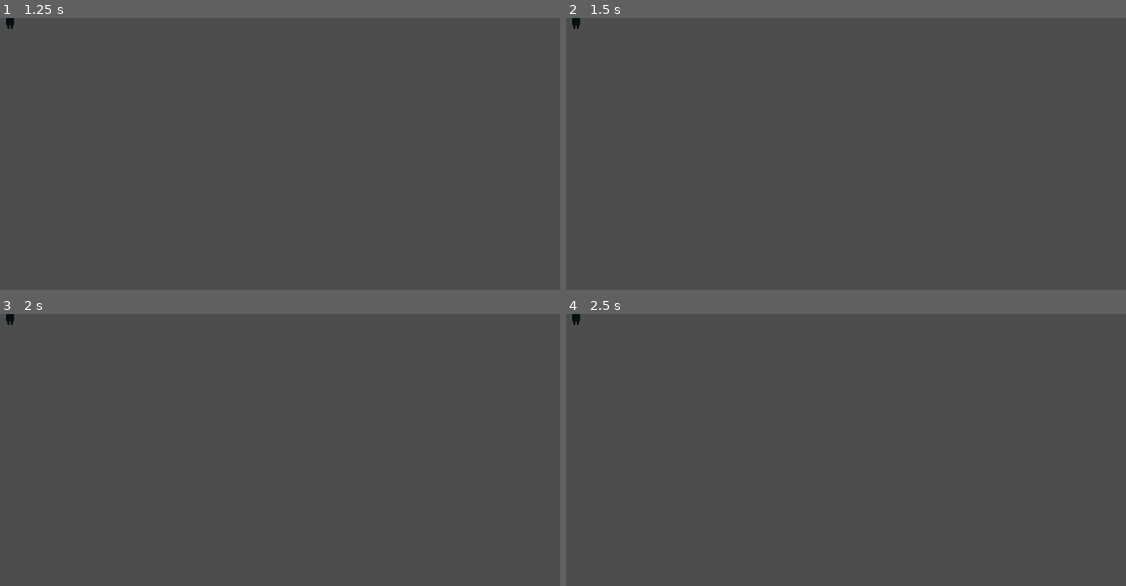
Above: before the commit, frames 1-4 (two rows, left to right).
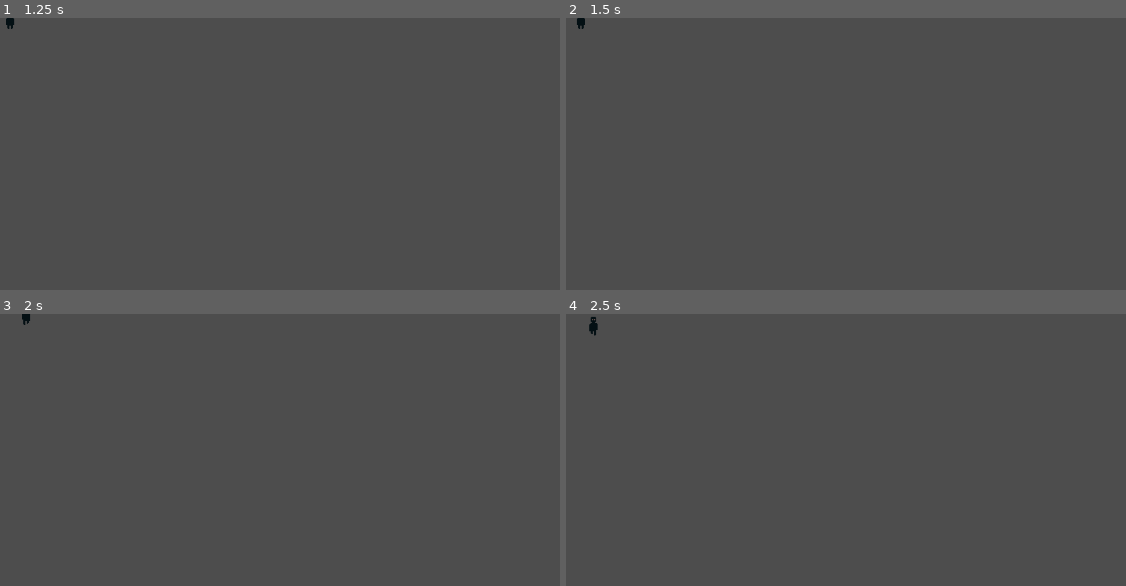
Above: after the commit, the same moments.

Repository: Mathinfernal/MyHungrySister
Game: Godot game, scene res://scenes/menu.tscn
Two runs of this game, one before a commit and one after it. Both use one fixed random seed, a clock stepped at 60 frames per second and the inputs below.
Inputs:
- Up to frame 1 (1.25 s): click "Play" at 0.5 s
- Up to frame 2 (1.5 s): tap Enter at 1.25 s; hold Right (ui_right) from 1.28 s (still down)
- Up to frame 3 (2 s): keep holding Right (ui_right)
- Up to frame 4 (2.5 s): release Right (ui_right) at 2.03 s; hold Down (ui_down) from 2.03 s (still down)

Frame 1 is identical in both runs. In frame 2, less than 0.1% of the frame differs, in the area x 1-4%, y 0-5%; in frame 3, less than 0.1%; in frame 4, 0.1%, in the area x 1-6%, y 0-9%.
Error before the commit: Parse Error: Function "perform_state_actions()" not found in base self. (res://scripts/player.gd:12)

Commit message:
Player movements
I finished player movements

Diff:
--- a/scenes/player.tscn
+++ b/scenes/player.tscn
@@ -1,14 +1,10 @@
-[gd_scene load_steps=20 format=3 uid="uid://bxjy6t3ruosu5"]
+[gd_scene load_steps=18 format=3 uid="uid://bxjy6t3ruosu5"]
 
 [ext_resource type="Texture2D" uid="uid://bq22u62hw1s1i" path="res://ressources/spritesheets/spritesheet_player.png" id="1_3vyb7"]
 [ext_resource type="Script" uid="uid://p4tu6tg1y3su" path="res://scripts/player.gd" id="1_g2els"]
 
 [sub_resource type="RectangleShape2D" id="RectangleShape2D_3vyb7"]
 size = Vector2(12, 5)
-
-[sub_resource type="AtlasTexture" id="AtlasTexture_g2els"]
-atlas = ExtResource("1_3vyb7")
-region = Rect2(0, 64, 16, 32)
 
 [sub_resource type="AtlasTexture" id="AtlasTexture_3vyb7"]
 atlas = ExtResource("1_3vyb7")
@@ -25,14 +21,6 @@
 [sub_resource type="AtlasTexture" id="AtlasTexture_y4r1p"]
 atlas = ExtResource("1_3vyb7")
 region = Rect2(32, 64, 16, 32)
-
-[sub_resource type="AtlasTexture" id="AtlasTexture_qhqgy"]
-atlas = ExtResource("1_3vyb7")
-region = Rect2(0, 0, 16, 32)
-
-[sub_resource type="AtlasTexture" id="AtlasTexture_oprun"]
-atlas = ExtResource("1_3vyb7")
-region = Rect2(0, 32, 16, 32)
 
 [sub_resource type="AtlasTexture" id="AtlasTexture_dqkch"]
 atlas = ExtResource("1_3vyb7")
@@ -66,16 +54,12 @@
 atlas = ExtResource("1_3vyb7")
 region = Rect2(32, 32, 16, 32)
 
+[sub_resource type="AtlasTexture" id="AtlasTexture_oprun"]
+atlas = ExtResource("1_3vyb7")
+region = Rect2(0, 32, 16, 32)
+
 [sub_resource type="SpriteFrames" id="SpriteFrames_u8vuu"]
 animations = [{
-"frames": [{
-"duration": 1.0,
-"texture": SubResource("AtlasTexture_g2els")
-}],
-"loop": true,
-"name": &"b_idle",
-"speed": 5.0
-}, {
 "frames": [{
 "duration": 1.0,
 "texture": SubResource("AtlasTexture_3vyb7")
@@ -91,22 +75,6 @@
 }],
 "loop": true,
 "name": &"b_walk",
-"speed": 5.0
-}, {
-"frames": [{
-"duration": 1.0,
-"texture": SubResource("AtlasTexture_qhqgy")
-}],
-"loop": true,
-"name": &"f_idle_l",
-"speed": 5.0
-}, {
-"frames": [{
-"duration": 1.0,
-"texture": SubResource("AtlasTexture_oprun")
-}],
-"loop": true,
-"name": &"f_idle_r",
 "speed": 5.0
 }, {
 "frames": [{
@@ -142,6 +110,14 @@
 "loop": true,
 "name": &"f_walk_r",
 "speed": 5.0
+}, {
+"frames": [{
+"duration": 1.0,
+"texture": SubResource("AtlasTexture_oprun")
+}],
+"loop": true,
+"name": &"idle",
+"speed": 5.0
 }]
 
 [node name="player" type="CharacterBody2D"]
@@ -154,6 +130,5 @@
 [node name="AnimatedSprite2D" type="AnimatedSprite2D" parent="."]
 position = Vector2(0, -16)
 sprite_frames = SubResource("SpriteFrames_u8vuu")
-animation = &"f_idle_r"
-autoplay = "f_idle_r"
-frame_progress = 0.811903
+animation = &"idle"
+autoplay = "idle"
--- a/scripts/player.gd
+++ b/scripts/player.gd
@@ -1,6 +1,6 @@
 extends CharacterBody2D
 
-var movement_speed : float = 60.0
+var movement_speed : float = 2000.0
 var character_direction : Vector2
 
 enum States { IDLE, MOVE }
@@ -16,5 +16,26 @@
 	if Input.is_action_pressed("ui_left") or Input.is_action_pressed("ui_right") or Input.is_action_pressed("ui_up") or Input.is_action_pressed("ui_down"):
 		currentState = States.MOVE
 	else:
-		velocity = velocity.move_toward(Vector2.ZERO, movement_speed * 100)
 		currentState = States.IDLE
+
+func perform_state_actions(delta):
+	match currentState:
+		States.MOVE:
+			character_direction.x = Input.get_axis("ui_left", "ui_right")
+			character_direction.y = Input.get_axis("ui_up", "ui_down")
+			character_direction = character_direction.normalized()
+
+			if character_direction.x < 0 && character_direction.y == 0:
+				$AnimatedSprite2D.animation = "f_walk_l"
+			if character_direction.x > 0 && character_direction.y == 0:
+				$AnimatedSprite2D.animation = "f_walk_r"
+			if character_direction.y < 0:
+				$AnimatedSprite2D.animation = "b_walk"
+			if character_direction.y > 0:
+				$AnimatedSprite2D.animation = "f_walk_r"
+
+			velocity = character_direction * movement_speed * delta
+
+		States.IDLE:
+			velocity = velocity.move_toward(Vector2.ZERO, movement_speed * delta)
+			$AnimatedSprite2D.animation = "idle"
